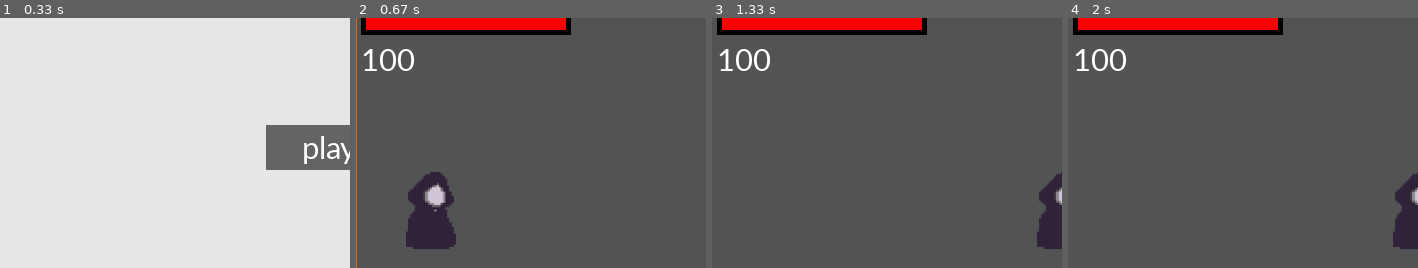
Above: before the commit, frames 1-4 (left to right).
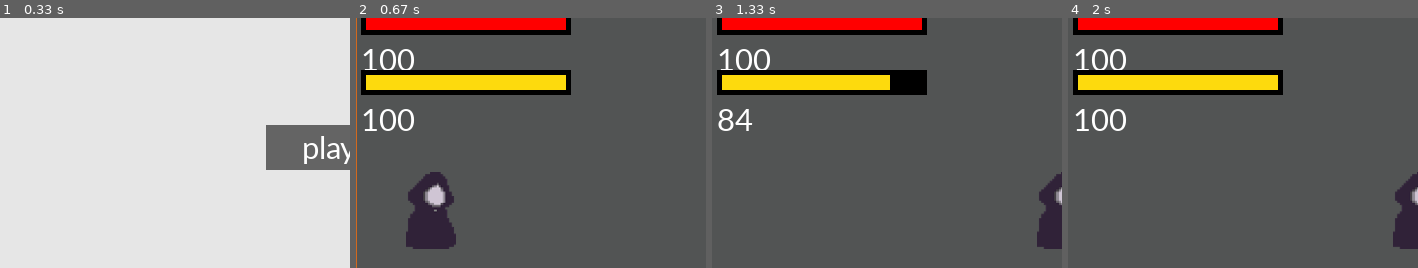
Above: after the commit, the same moments.

Repository: person011/pygame-cs-project
Game: pygame game, started from main.py
The game is run twice, just before and just after one commit, with the same random seed, the same clock (stepped at 60 frames per second) and the same inputs.
Inputs (mouse positions are % of the whole screen's width and height, from its top left):
- Up to frame 1 (0.33 s): no input
- Up to frame 2 (0.67 s): click "play" at 0.38 s
- Up to frame 3 (1.33 s): hold Shift 0.67-1.13 s; hold Right 0.67-1.13 s; move the mouse to (82, 47) at 0.7 s; hold Right from 1.17 s (still down)
- Up to frame 4 (2 s): release Right at 1.63 s; hold Up 1.67-1.97 s; tap Shift at 1.73 s
The pictures show only the part of the screen within x 0-50%, y 12-62%; the shares and areas given below are measured in that part.

Frame 1 is identical in both runs. In frame 2, 6.5% of the frame differs, in the area x 1-62%, y 20-46%; in frame 3, 6.4%; in frame 4, 6.5%.

Commit message:
added stamina

Diff:
--- a/Objects/player.py
+++ b/Objects/player.py
@@ -63,13 +63,22 @@
             self.main_image=self.image
             self.x_vel += self.speed
         if keys[pygame.K_LSHIFT]:
-            self.dashing()
+
+            if self.stamina>0:
+                self.dashing()
+                self.stamina-=1
+            else:
+                self.speed = self.original_speed
+                self.jump_power=self.original_jump_power
         else:
             self.speed = self.original_speed
             self.jump_power=self.original_jump_power
+            if self.stamina<100:
+                self.stamina+=1
     def dashing(self):
-        self.speed = 10
-        self.jump_power=-17
+        if self.stamina>0:
+            self.speed = 10
+            self.jump_power=-17
 
 
 
--- a/Objects/stamina_bar.py
+++ b/Objects/stamina_bar.py
@@ -6,7 +6,7 @@
         self.smallfont = pygame.font.SysFont('Corbel', 35)
 
     def draw(self, screen):
-        text = self.smallfont.render(str(self.player.health), True, (255, 255, 255))
-        screen.blit(text, (5, 80))
-        pygame.draw.rect(screen, (0, 0, 0),  [5, 150, 210, 25])
-        pygame.draw.rect(screen, (255, 0, 0), [10, 155, self.player.health*2, 15])
+        text = self.smallfont.render(str(self.player.stamina), True, (255, 255, 255))
+        screen.blit(text, (5, 140))
+        pygame.draw.rect(screen, (0, 0, 0),  [5, 110, 210, 25])
+        pygame.draw.rect(screen, (253, 218, 13), [10, 115, self.player.stamina*2, 15])
--- a/Screens/MainGameScreen.py
+++ b/Screens/MainGameScreen.py
@@ -5,6 +5,7 @@
 from Objects.player import Player
 from Objects.block import Block, HurtBlock
 from Objects.health_bar import HealthBar
+from Objects.stamina_bar import StaminaBar
 from config import *
 from Objects.fps import show_fps
 from MainGameScreenConfig import *
@@ -27,6 +28,7 @@
         self.viewport = self.screen.get_rect()
         #print(self.viewport)
         self.HealthBar=HealthBar(self.player)
+        self.StaminaBar=StaminaBar(self.player)
         #3050, 1050
         self.level = pygame.Surface((5050, 2050)).convert()
         self.overlay=pygame.display.get_surface()
@@ -72,11 +74,10 @@
         moving = [HurtBlock(make_block(10, 9, block_size), color=pygame.Color("red")),
                   ]#325
         #10, -11, 100, 20
-        landscape=Landscape((0, 23, 90, 15), block_map)
-        make_mountain(landscape)
-        make_mountain(landscape)
-        make_mountain(landscape)
-        make_mountain(landscape)
+        landscape=Landscape((0, 23, 100, 15), block_map)
+        for i in range(10):
+            make_mountain(landscape)
+
         #landscape.print(show_coordinates=True)
         landscape.add_landscape_to_game(static)
 
@@ -125,6 +126,7 @@
     def draw_overlay(self):
 
         self.HealthBar.draw(self.overlay)
+        self.StaminaBar.draw(self.overlay)
         show_fps(self.overlay, self.clock.get_fps())
     def display_fps(self):
 
